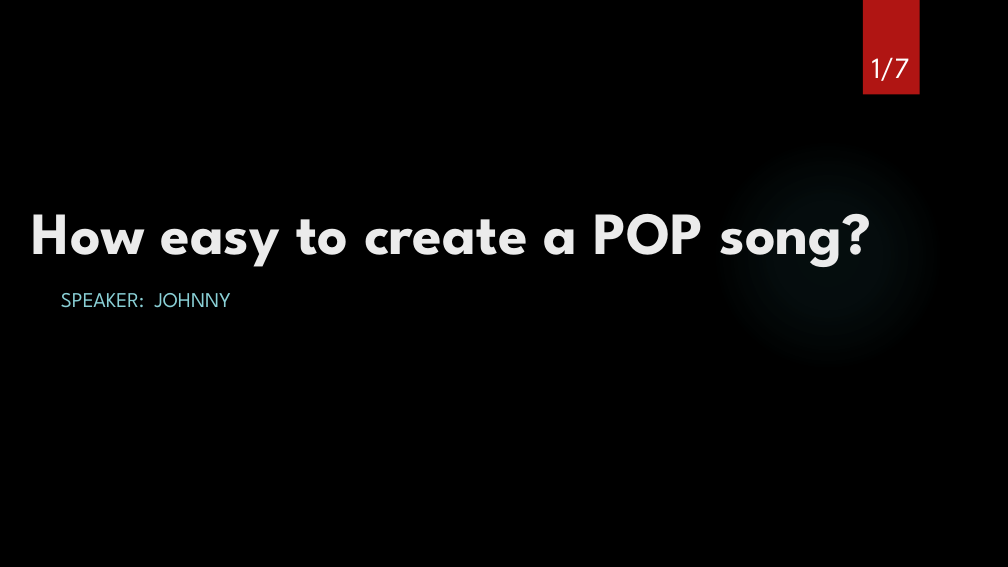
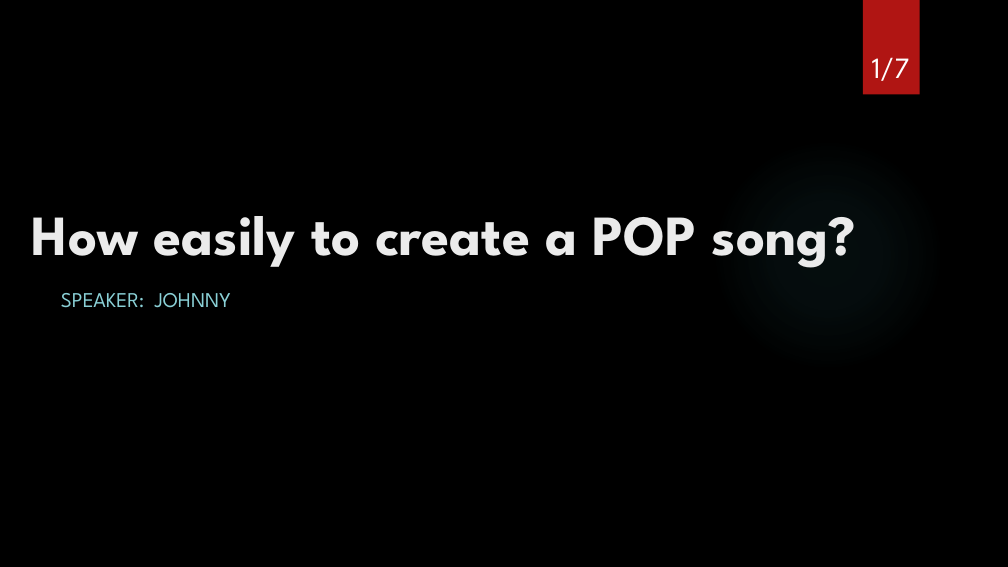
Before and after one commit to Johnny850807/BWS_IronMan, a slide deck: slide 1 of How easily to make a POP song.pptx. Drawn at 1008x567 pixels with LibreOffice and Linux fonts; fonts in the diff are those of the drawing; background and template pictures are left out. Boxes give left, top, right and bottom in pixels: in the first picture for what was removed or moved away, otherwise in the second. Text is boxed around its words. In the diff, an @@ line names an element or a change of style, - is before the commit and + after.

```diff
--- a/How easily to make a POP song.pptx
+++ b/How easily to make a POP song.pptx
@@ title at (x1=32, y1=216, x2=856, y2=268): text changed; size 57 to 54 pt @@
-How easy to create a POP song?
+How easily to create a POP song?
```
Also in this commit, not shown: 4 other slides changed, 6 other files.
